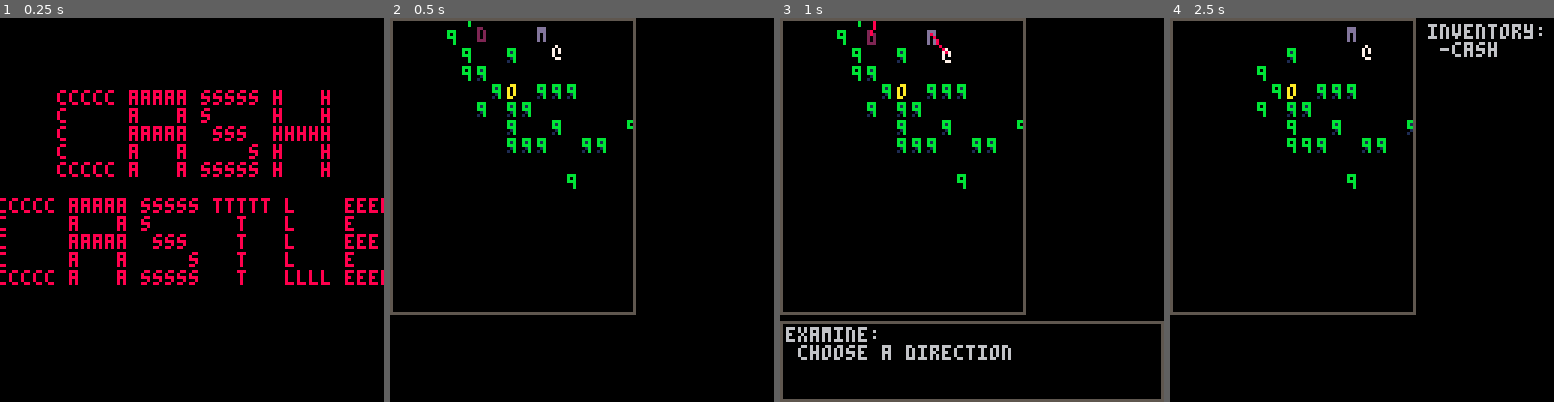
Above: before the commit, frames 1-4 (left to right).
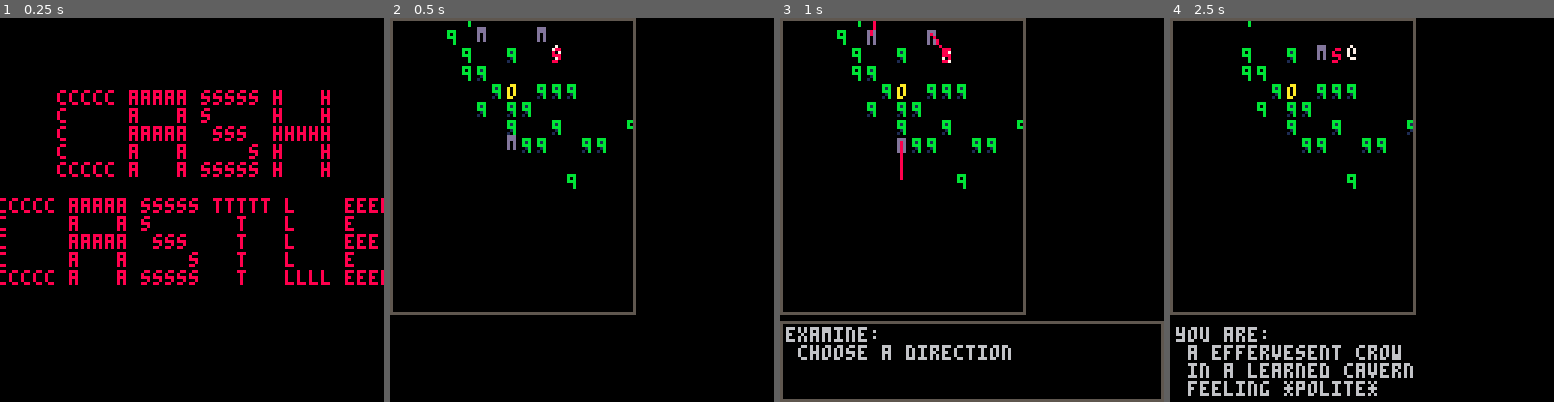
Above: after the commit, the same moments.

Repository: arnodick/castle
Game: PICO-8 cartridge castle.p8
Same seed, same stepped clock (60 frames per second), same inputs: the game is played once before the commit and once after it.
Inputs:
- Up to frame 1 (0.25 s): no input
- Up to frame 2 (0.5 s): tap X (X key) at 0.33 s
- Up to frame 3 (1 s): tap O (Z key) at 0.7 s
- Up to frame 4 (2.5 s): tap X (X key) at 1.07, 1.85 s; hold Right 1.6-2.1 s; tap O (Z key) at 1.7, 2.1 s; hold Up 2.15-2.42 s; hold Right from 2.47 s (still down)

Frame 1 is identical in both runs. In frame 2, 0.2% of the frame differs, in the area x 22-45%, y 2-36%; in frame 3, 0.3%; in frame 4, 4.5%, in the area x 1-97%, y 0-99%.

Commit message:
adding a cursor

Diff:
--- a/castle.p8
+++ b/castle.p8
@@ -194,7 +194,7 @@
 	end
 
 	actortypes={}
-	for a=1,10 do
+	for a=1,11 do
 		actortypes[a]={}
 		for b=1,4 do actortypes[a][b]={} end
 	end
@@ -308,6 +308,17 @@
 		actortypes[10][a].c=flr(rnd(14))+1
 		actortypes[10][a].sp=flr(rnd(#objects))+1
 		actortypes[10][a].solid=false
+	end
+		--cursor abilities
+	for a=1,4 do
+		--local ch=48
+		actortypes[11][a].ch=sub(chars,20,20)
+		actortypes[11][a].c=8
+--		actortypes[10][a].sp=flr(rnd(#objects))+1
+		actortypes[11][a].solid=false
+		actortypes[11][a].m=1
+		actortypes[11][a].display=false
+		actortypes[11][a].control=false
 	end
 end
 
@@ -356,7 +367,7 @@
 			end
 			if mc==10 then if rand<0.1 then cell=4 end end
 			local en={} en[0]=3 en[1]=7 en[2]=8
-			if rand<0.02 then cell=en[flr(rnd(3))] end
+			if rand<0.03 then cell=en[flr(rnd(3))] end
 			if rand<0.001 then cell=4 end
 			if cell==3 or cell==4 or cell==7 or cell==8 then
 				room[a+sx*ss][b+sy*ss]=cell
@@ -447,34 +458,33 @@
 
 function drawactor(a)
 	if p!=nil then
-	if comparedistance(a,p)<8 then
-		if actortypes[a.t][level+1].ch2!=nil then
-			--print(actortypes[a.t][level+1].ch2,a.x*cellw+a.shakex+camoffx+2,a.y*cellh+a.shakey+camoffy+2,actortypes[2][level+1].c2) --keeping this in case it was giving good colour results?
-			print(actortypes[a.t][level+1].ch2,a.x*cellw+a.shakex+camoffx+2,a.y*cellh+a.shakey+camoffy+2,actortypes[a.t][level+1].c2)
-		end
-		if comparedistance(a,p)<6 then
-	--if flr(a.x/8)==flr(p.x/8) then
-		--if flr(a.y/8)==flr(p.y/8) then
-	--if a.secx==cam[1] then
-		--if	a.secy==cam[2] then
-			print(actortypes[a.t][level+1].ch,a.x*cellw+a.shakex+camoffx+2,a.y*cellh+a.shakey+camoffy+2,actortypes[a.t][level+1].c)
-
-			if menus[1].control then
-				if a.tar!=nil then
---		rect(a.tar.x*cellw,a.tar.y*cellh,a.tar.x*cellw+5,a.tar.y*cellh+5,8)
-					line(a.tar.x*cellw+3+2,a.tar.y*cellh+3+2,a.x*cellw+3+2,a.y*cellh+3+2,8)
---				print(comparedistance(a.tar,a),a.x*cellw+cellw,a.y*cellh+cellh,8)
+		if comparedistance(a,p)<8 then
+			if actortypes[a.t][level+1].ch2!=nil then
+				--print(actortypes[a.t][level+1].ch2,a.x*cellw+a.shakex+camoffx+2,a.y*cellh+a.shakey+camoffy+2,actortypes[2][level+1].c2) --keeping this in case it was giving good colour results?
+				print(actortypes[a.t][level+1].ch2,a.x*cellw+a.shakex+camoffx+2,a.y*cellh+a.shakey+camoffy+2,actortypes[a.t][level+1].c2)
+			end
+			if comparedistance(a,p)<6 then
+		--if flr(a.x/8)==flr(p.x/8) then
+			--if flr(a.y/8)==flr(p.y/8) then
+		--if a.secx==cam[1] then
+			--if	a.secy==cam[2] then
+				print(actortypes[a.t][level+1].ch,a.x*cellw+a.shakex+camoffx+2,a.y*cellh+a.shakey+camoffy+2,actortypes[a.t][level+1].c)
+
+				if menus[1].control then
+					if a.tar!=nil then
+	--		rect(a.tar.x*cellw,a.tar.y*cellh,a.tar.x*cellw+5,a.tar.y*cellh+5,8)
+						line(a.tar.x*cellw+3+2,a.tar.y*cellh+3+2,a.x*cellw+3+2,a.y*cellh+3+2,8)
+	--				print(comparedistance(a.tar,a),a.x*cellw+cellw,a.y*cellh+cellh,8)
+					end
 				end
 			end
 		end
-	end
 	else
 		if actortypes[a.t][level+1].ch2!=nil then
 			print(actortypes[a.t][level+1].ch2,a.x*cellw+a.shakex+camoffx+2,a.y*cellh+a.shakey+camoffy+2,actortypes[2][level+1].c2)
 		end
 			print(actortypes[a.t][level+1].ch,a.x*cellw+a.shakex+camoffx+2,a.y*cellh+a.shakey+camoffy+2,actortypes[a.t][level+1].c)
 	end
-
 end
 
 function drawmenu(m)
@@ -949,6 +959,7 @@
 		add(players,makeactor(1,flr(rnd(rooms[level].room_w)),flr(rnd(rooms[level].room_w))))
 		if players[1]!=nil then
 			p=players[1]
+			cur=makeactor(11,p.x,p.y)
 			cam[1]=flr(p.x/rooms[level].sector_s)*rooms[level].sector_s*cellw
 			cam[2]=flr(p.y/rooms[level].sector_s)*rooms[level].sector_s*cellh
 			makemenu(1,2,103,125,24)
@@ -981,6 +992,7 @@
 							end
 						end
 					end
+					cur.display=not cur.display
 					menus[1].control=not menus[1].control
 				elseif btnp()>0 then
 				--if timer%4==0 then
